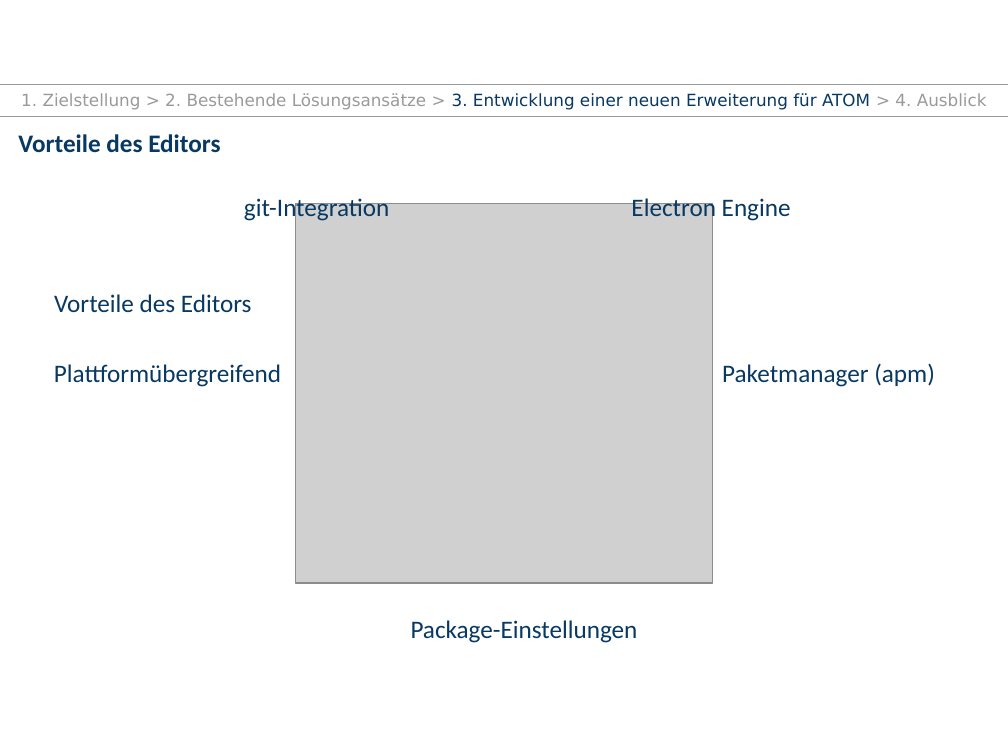
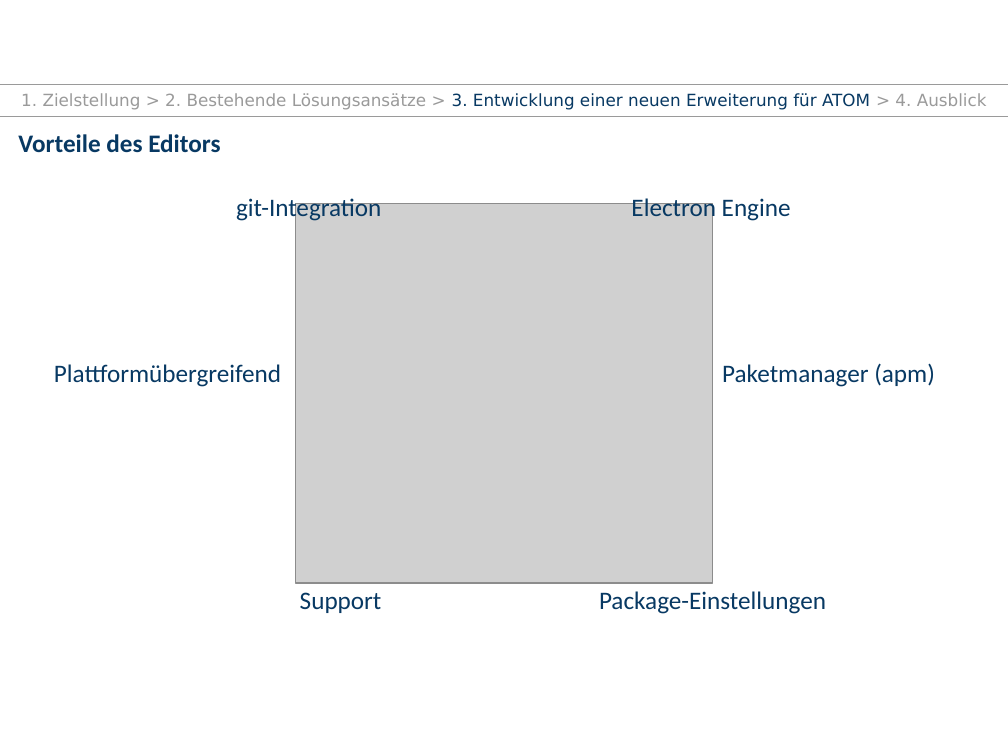
Before and after one commit to TUD-INF-IAI-MCI/agsbs_atom_package, a slide deck: slide 10 of presentation.pptx. Drawn at 1008x756 pixels with LibreOffice and Linux fonts; fonts in the diff are those of the drawing; grey boxes stand for pictures; background and template pictures are left out. Boxes give left, top, right and bottom in pixels: in the first picture for what was removed or moved away, otherwise in the second. Text is boxed around its words. In the diff, an @@ line names an element or a change of style, - is before the commit and + after.

```diff
--- a/presentation.pptx
+++ b/presentation.pptx
@@ text "git-Integration": place and size @@
-text "git-Integration" at (244, 196, 389, 223)
+text "git-Integration" at (236, 196, 381, 223)
@@ text removed at (54, 294, 252, 312) @@
-Vorteile des Editors
@@ text added at (300, 592, 382, 613), 18 pt, text #083963 @@
+Support
@@ text "Package-Einstellungen": place and size @@
-text "Package-Einstellungen" at (411, 620, 638, 643)
+text "Package-Einstellungen" at (599, 591, 826, 614)
```
Also in this commit, not shown: 5 other slides changed, 4 slides added, 1 other file.
